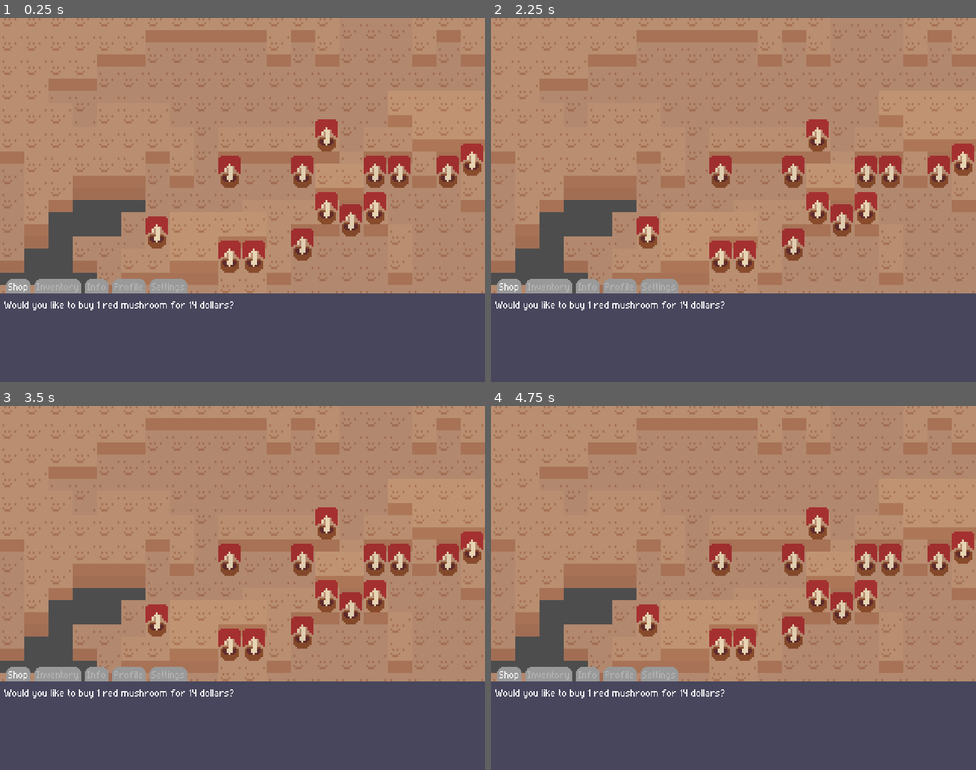
Above: before the commit, frames 1-4 (two rows, left to right).
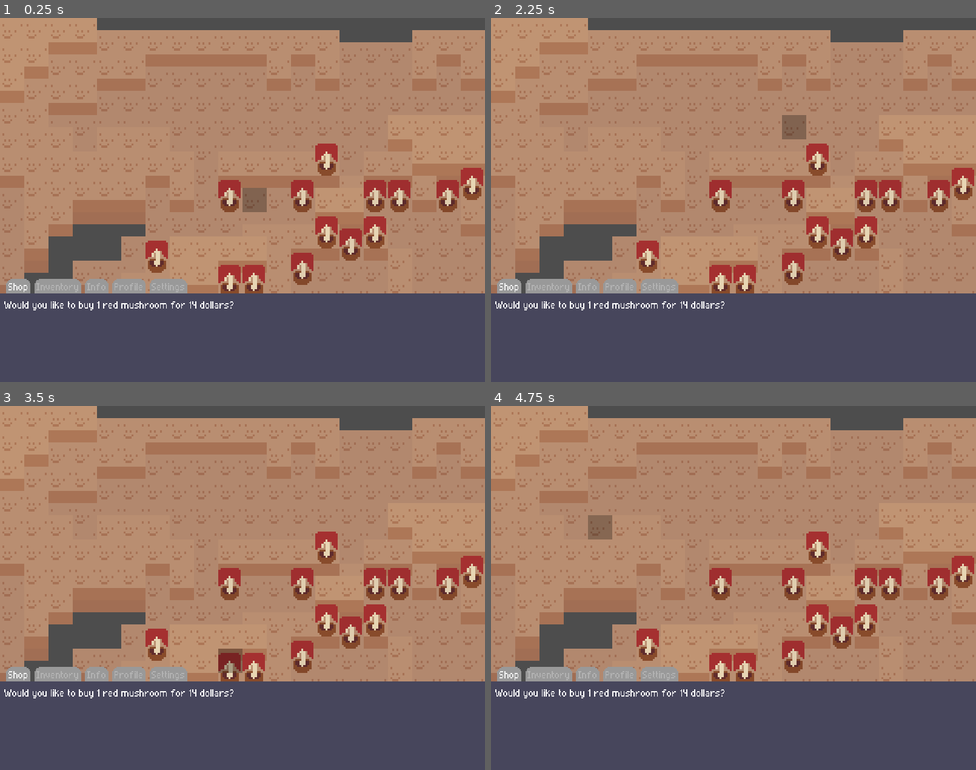
Above: after the commit, the same moments.

Repository: UHSGDC/Mushroom-Market
Game: Godot game, scene res://Main.tscn
Same seed, same stepped clock (60 frames per second), same inputs: the game is played once before the commit and once after it.
Inputs (mouse positions are in pixels of both pictures, inside the frame that each line leads up to):
- Up to frame 1 (0.25 s): no input
- Up to frame 2 (2.25 s): tap Enter at 0.5, 2 s; move the mouse to (840, 181) at 0.52 s; tap Space at 1.25 s; move the mouse to (636, 218) at 1.27 s; move the mouse to (782, 119) at 2.02 s
- Up to frame 3 (3.5 s): tap Space at 2.75 s; move the mouse to (218, 660) at 2.77 s
- Up to frame 4 (4.75 s): tap Enter at 3.5 s; move the mouse to (879, 642) at 3.52 s; tap Space at 4.25 s; move the mouse to (588, 533) at 4.27 s

The runs differ from the first frame. In frame 1, 29% of the frame differs, in the area x 0-100%, y 0-76%; in frame 2, 29%; in frame 3, 28%; in frame 4, 29%.

Commit message:
tile highlighting test code
will most likely refactor this. this was just a proof of concept

Diff:
--- a/Mushroom Market/Scenes/Garden.tscn
+++ b/Mushroom Market/Scenes/Garden.tscn
@@ -1,16 +1,17 @@
-[gd_scene load_steps=6 format=3 uid="uid://dspnenkanqb3f"]
+[gd_scene load_steps=7 format=3 uid="uid://bs0h5lcmuv6fl"]
 
-[ext_resource type="Texture2D" uid="uid://d24o8itrjvslv" path="res://Art/tile test.png" id="2_76hhp"]
-[ext_resource type="Texture2D" uid="uid://dirlr3k260oyk" path="res://Art/mushroomtest.png" id="2_fffyr"]
+[ext_resource type="Texture2D" uid="uid://d24o8itrjvslv" path="res://Art/tile test.png" id="1_x28qo"]
+[ext_resource type="Texture2D" uid="uid://dirlr3k260oyk" path="res://Art/mushroomtest.png" id="2_xcofd"]
+[ext_resource type="Script" path="res://Scenes/TileChecker.gd" id="3_dej2v"]
 
 [sub_resource type="TileSetAtlasSource" id="TileSetAtlasSource_rh562"]
-texture = ExtResource("2_76hhp")
+texture = ExtResource("1_x28qo")
 texture_region_size = Vector2i(12, 18)
 0:0/0 = 0
 0:0/0/texture_origin = Vector2i(0, -3)
 
 [sub_resource type="TileSetAtlasSource" id="TileSetAtlasSource_qeyjd"]
-texture = ExtResource("2_fffyr")
+texture = ExtResource("2_xcofd")
 texture_region_size = Vector2i(12, 18)
 0:0/0 = 0
 0:0/0/texture_origin = Vector2i(0, -3)
@@ -26,25 +27,31 @@
 
 [node name="Layer1" type="TileMap" parent="."]
 modulate = Color(0.929412, 0.921569, 0.960784, 1)
+position = Vector2(0, 12)
 tile_set = SubResource("TileSet_aup41")
 cell_quadrant_size = 8
 format = 2
-layer_0/name = "0"
 layer_0/tile_data = PackedInt32Array(393226, 3, 0, 393227, 3, 0, 393228, 3, 0, 393230, 3, 0, 393231, 3, 0, 393232, 3, 0 …(6766 unchanged characters)…
 
 [node name="Layer2" type="TileMap" parent="."]
-position = Vector2(0, 6)
+position = Vector2(0, 18)
 tile_set = SubResource("TileSet_aup41")
 cell_quadrant_size = 8
 format = 2
-layer_0/name = "0"
 layer_0/modulate = Color(0.964706, 0.960784, 0.980392, 1)
 layer_0/tile_data = PackedInt32Array(327700, 3, 0, 327701, 3, 0, 262165, 3, 0, 262163, 3, 0, 262162, 3, 0, 262161, 3, 0 …(1519 unchanged characters)…
 
 [node name="Layer3" type="TileMap" parent="."]
-position = Vector2(0, 12)
+position = Vector2(0, 24)
 tile_set = SubResource("TileSet_aup41")
 cell_quadrant_size = 8
 format = 2
-layer_0/name = "0"
-layer_0/tile_data = PackedInt32Array(327693, 3, 0, 327694, 3, 0, 196625, 3, 0, 196626, 3, 0, 196627, 3, 0, 262164, 3, 0, 196628, 3, 0, 262165, 3, 0, 196629, 3, 0, 327701, 3, 0, 196621, 4, 0, 393229, 4, 0, 393231, 4, 0, 262163, 4, 0, 327700, 4, 0, 131088, 3, 0, 131089, 3, 0, 131090, 3, 0, 131091, 3, 0, 458762, 3, 0, 458761, 3, 0, 458760, 3, 0, 458759, 3, 0, 524295, 3, 0, 524296, 3, 0, 524297, 4, 0, 524298, 4, 0, 458758, 4, 0)
+layer_0/tile_data = PackedInt32Array(327693, 3, 0, 327694, 3, 0, 196625, 3, 0, 196626, 3, 0, 196627, 3, 0, 262164, 3, 0, 196628, 3, 0, 262165, 3, 0, 196629, 3, 0, 327701, 3, 0, 196621, 4, 0, 393229, 4, 0, 393231, 4, 0, 262163, 4, 0, 327700, 4, 0, 131088, 3, 0, 131089, 3, 0, 131090, 3, 0, 131091, 3, 0, 458762, 3, 0, 458761, 3, 0, 458760, 3, 0, 458759, 3, 0, 524295, 3, 0, 524296, 3, 0, 524297, 4, 0, 524298, 4, 0, 458758, 4, 0, -131069, 3, 0, -131070, 3, 0, -131071, 3, 0, -131072, 3, 0, -65536, 3, 0, -65535, 3, 0, 0, 3, 0)
+
+[node name="TileChecker" type="Node2D" parent="."]
+script = ExtResource("3_dej2v")
+
+[node name="Polygon2D" type="Polygon2D" parent="TileChecker"]
+self_modulate = Color(1, 1, 1, 0.27451)
+color = Color(0, 0, 0, 1)
+polygon = PackedVector2Array(0, 0, 12, 0, 12, 12, 0, 12)
--- /dev/null
+++ b/Mushroom Market/scenes/TileChecker.gd
@@ -0,0 +1,22 @@
+extends Node2D
+
+
+var in_layer1: bool = false
+var in_layer2: bool = false
+var in_layer3: bool = false
+@onready var layer1 := $"../Layer1"
+@onready var layer2 := $"../Layer2"
+@onready var layer3 := $"../Layer3"
+
+
+func _process(delta: float) -> void:
+	in_layer1 = layer1.get_cell_source_id(0, layer1.local_to_map(layer1.get_local_mouse_position())) != -1
+	in_layer2 = layer2.get_cell_source_id(0, layer2.local_to_map(layer2.get_local_mouse_position())) != -1
+	in_layer3 = layer3.get_cell_source_id(0, layer3.local_to_map(layer3.get_local_mouse_position())) != -1
+
+	if in_layer3:
+		$Polygon2D.global_position = layer3.local_to_map(layer3.get_local_mouse_position()) * 12  + Vector2i.DOWN * 24
+	elif in_layer2:
+		$Polygon2D.global_position = layer2.local_to_map(layer2.get_local_mouse_position()) * 12 + Vector2i.DOWN * 18
+	elif in_layer1:
+		$Polygon2D.global_position = layer1.local_to_map(layer1.get_local_mouse_position()) * 12 + Vector2i.DOWN * 12
